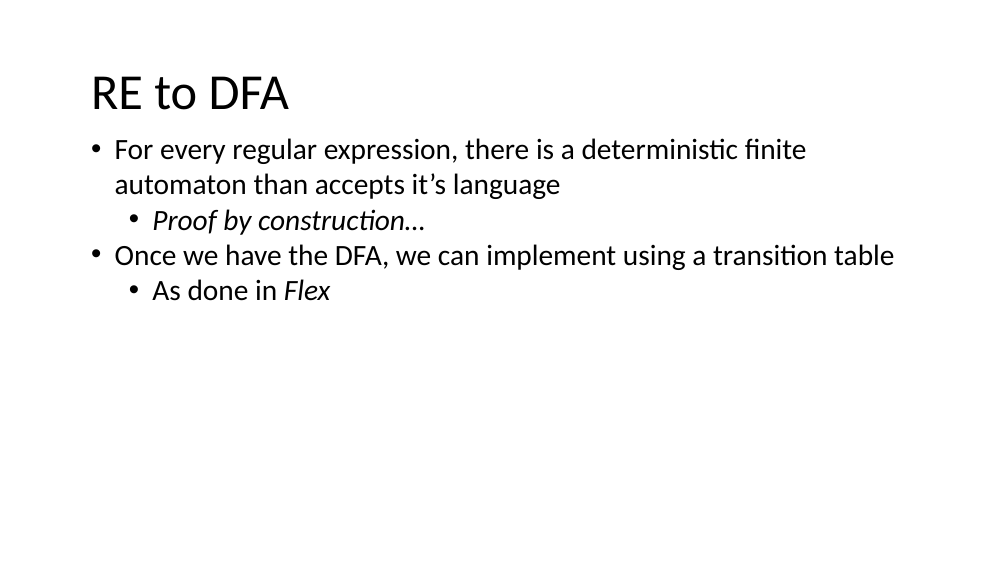
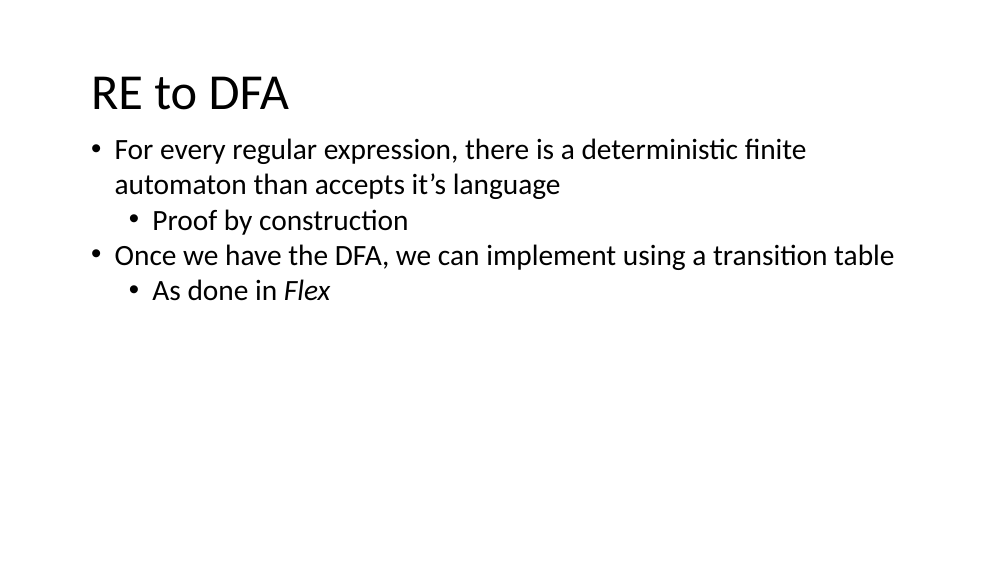
Before and after one commit to nivshani/compilation, a slide deck: slide 65 of new_slides/lexical_analysis.pptx. Drawn at 1008x567 pixels with LibreOffice and Linux fonts; fonts in the diff are those of the drawing. Boxes give left, top, right and bottom in pixels: in the first picture for what was removed or moved away, otherwise in the second. Text is boxed around its words. In the diff, an @@ line names an element or a change of style, - is before the commit and + after.

```diff
--- a/new_slides/lexical_analysis.pptx
+++ b/new_slides/lexical_analysis.pptx
@@ text at (152,209,408,235): text changed; italic off @@
-  • Proof by construction…
+  • Proof by construction
```
Also in this commit, not shown: 15 other slides changed, 1 other file.
